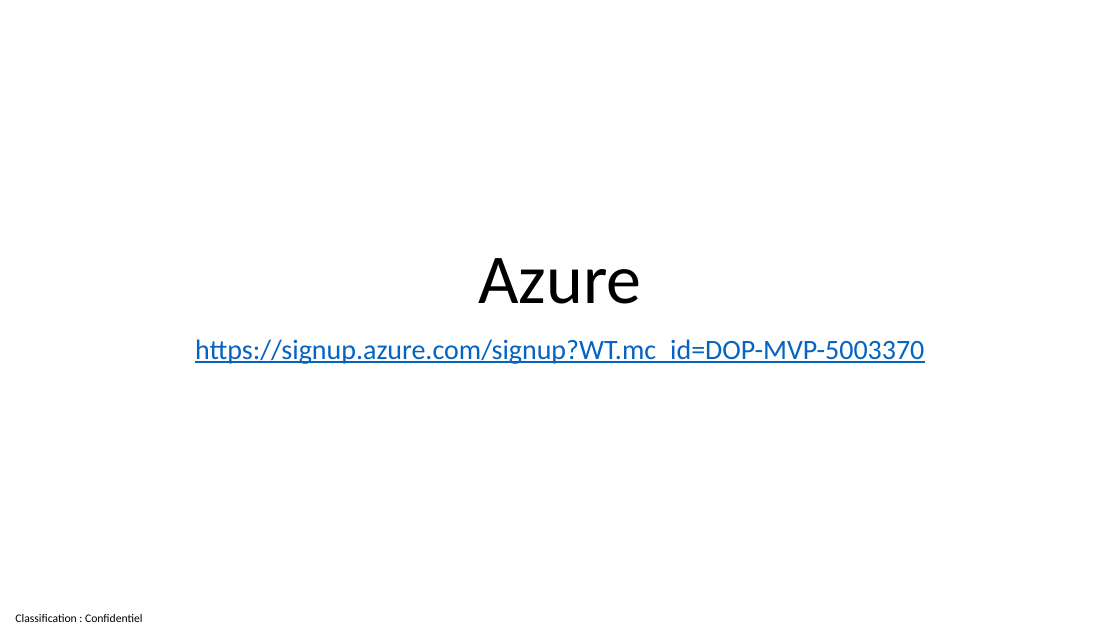
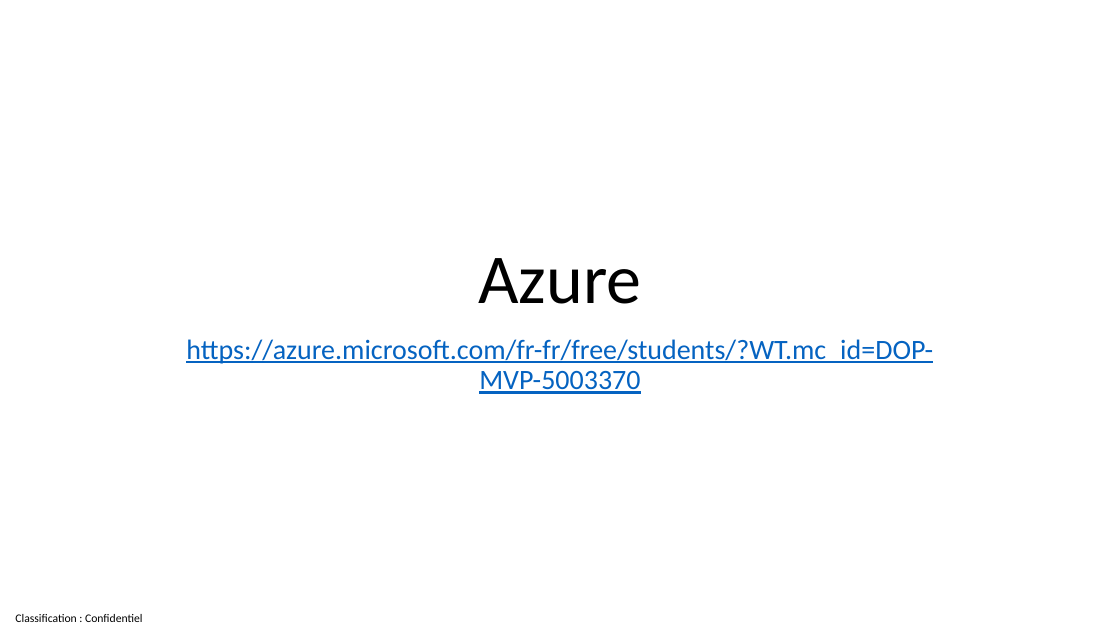
Before and after one commit to guillaume-chervet/course.dotnet, a slide deck: slide 134 of documentations/dotnet8.pptx (slide 133 before the commit). Drawn at 1120x630 pixels with LibreOffice and Linux fonts; fonts in the diff are those of the drawing. Boxes give left, top, right and bottom in pixels: in the first picture for what was removed or moved away, otherwise in the second. Text is boxed around its words. In the diff, an @@ line names an element or a change of style, - is before the commit and + after.

```diff
--- a/documentations/dotnet8.pptx
+++ b/documentations/dotnet8.pptx
@@ subtitle at <box>186,339,933,394</box>: text changed @@
-https://signup.azure.com/signup?WT.mc_id=DOP-MVP-5003370
+https://azure.microsoft.com/fr-fr/free/students/?WT.mc_id=DOP-MVP-5003370
```
Also in this commit, not shown: 11 other slides changed, 1 slide added.
